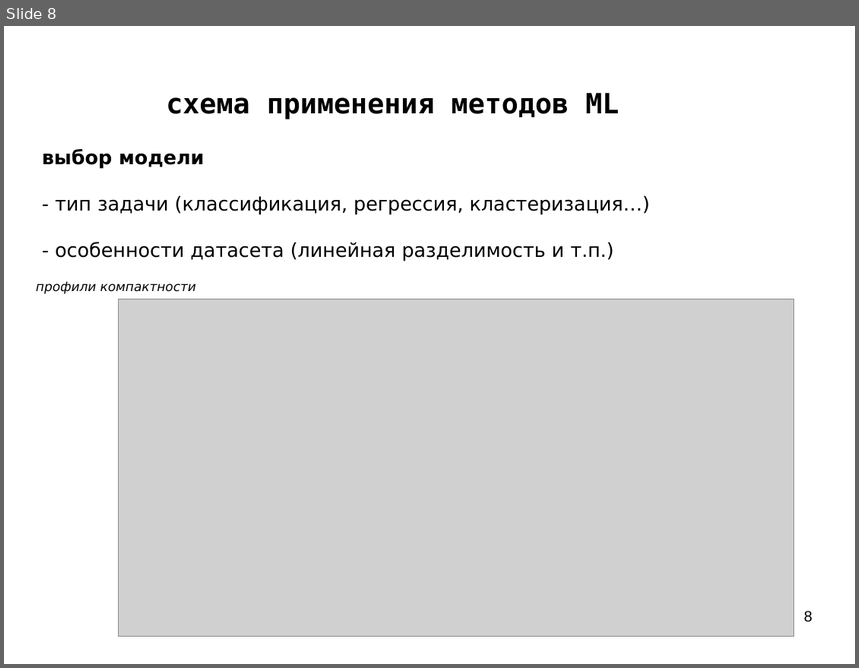
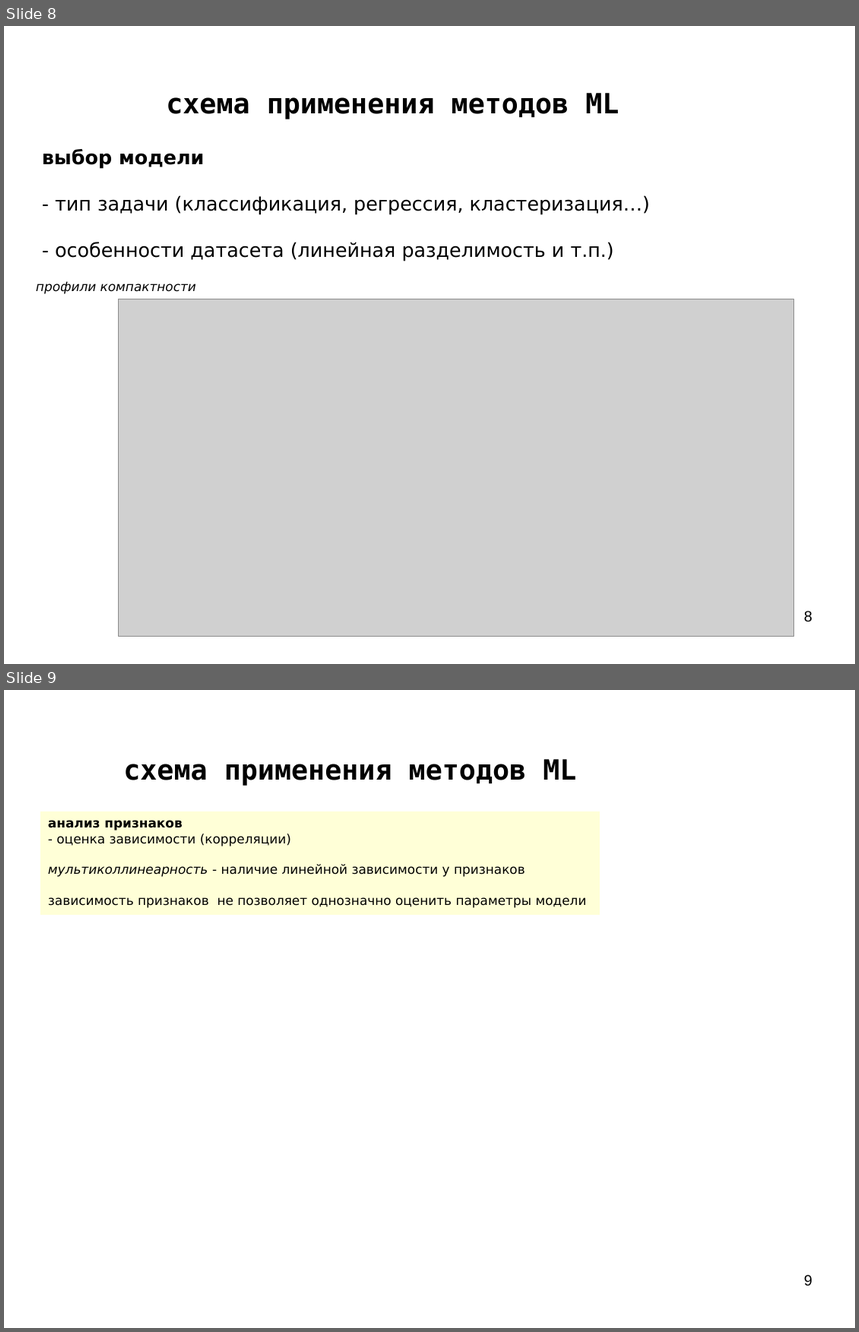
Before and after one commit to mechanoid5/ml_lectorium_legacy, a slide deck: 07-ml-pipeline.odp. Shown one above the other, each under a label of ours: slide 8 before the commit, slides 8 and 9 after it. The pictures are 859x668 and 859x1332 pixels, drawn with LibreOffice and Linux fonts; fonts in the diff are those of the drawing; grey boxes stand for pictures; background and template pictures are left out. Boxes give left, top, right and bottom in pixels: in the first picture for what was removed or moved away, otherwise in the second. Text is boxed around its words. In the diff, an @@ line names an element or a change of style, - is before the commit and + after.

```diff
--- a/07-ml-pipeline.odp
+++ b/07-ml-pipeline.odp
@@ slide 9 added at box(4, 690, 855, 1328), background picture (left out) @@
@@ title added at box(123, 759, 576, 786), 26 pt, text #000000, bold @@
+схема применения методов ML
@@ rectangle added at box(40, 812, 600, 915), fill #FFFFD7, 12 pt, text #000000 @@
+анализ признаков
+- оценка зависимости (корреляции)
+мультиколлинеарность - наличие линейной зависимости у признаков
+зависимость признаков не позволяет однозначно оценить параметры модели
@@ page number added at box(804, 1275, 813, 1286), 14 pt, text #000000 @@
+9
```
Also in this commit, not shown: 2 slides changed, 8 other slides added, 4 other files.
